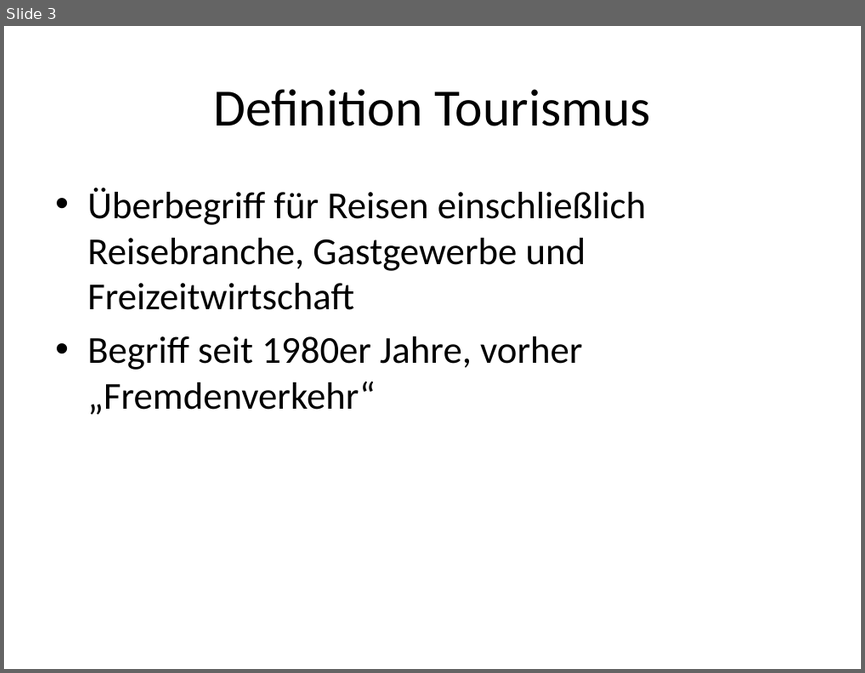
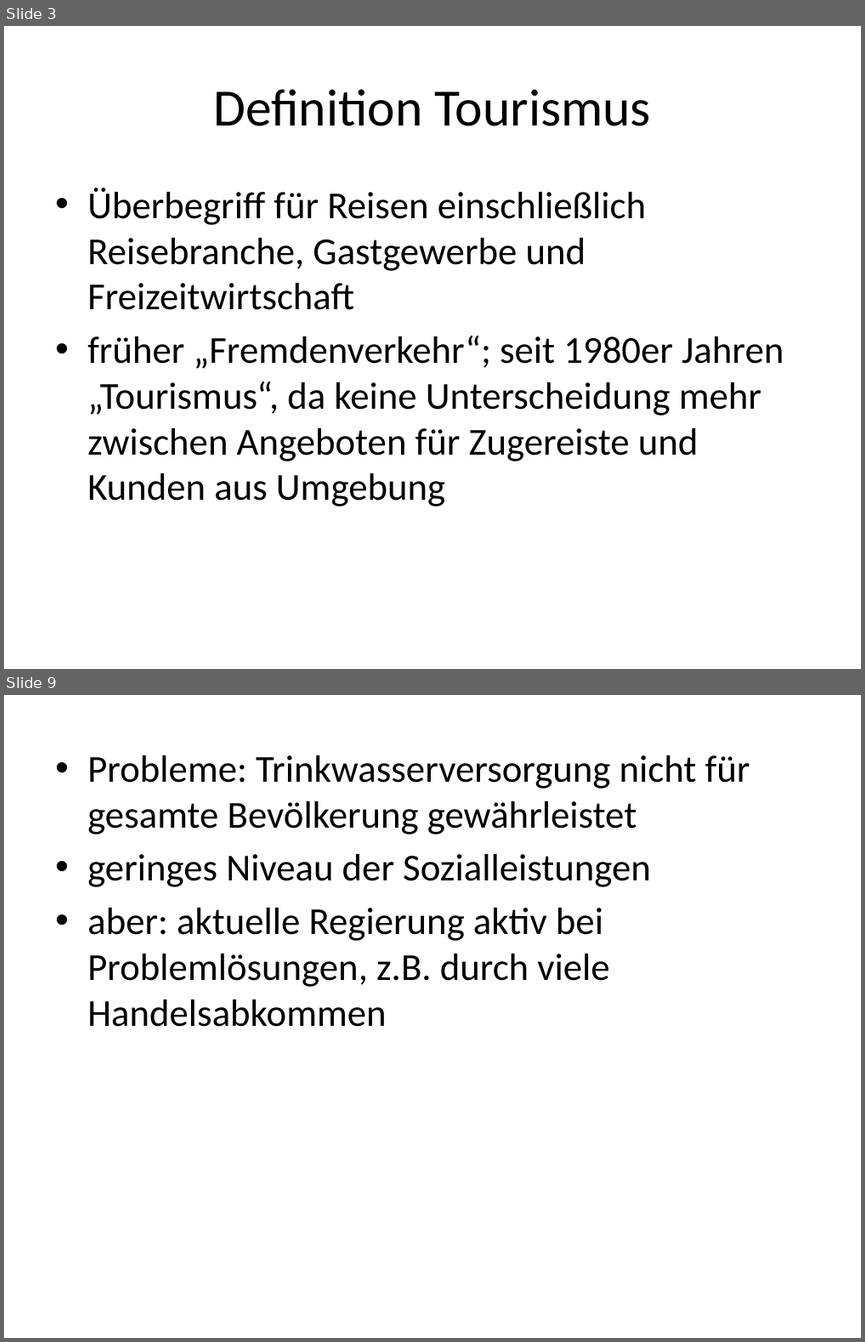
Before and after one commit to Hurafhev/flux-analytics, a slide deck: Tourismus in Peru.pptx. Shown one above the other, each under a label of ours: slide 3 before the commit, slides 3 and 9 after it; the slides between them are not shown. The pictures are 865x673 and 865x1342 pixels, drawn with LibreOffice and Linux fonts; fonts in the diff are those of the drawing. Boxes give left, top, right and bottom in pixels: in the first picture for what was removed or moved away, otherwise in the second. Text is boxed around its words. In the diff, an @@ line names an element or a change of style, - is before the commit and + after.

```diff
--- a/Tourismus in Peru.pptx
+++ b/Tourismus in Peru.pptx
@@ slide 9 added at (4,695,861,1338), background #FFFFFF @@
@@ text added at (87,755,750,1027), 32 pt, text #000000 @@
+• Probleme: Trinkwasserversorgung nicht für gesamte Bevölkerung gewährleistet
+• geringes Niveau der Sozialleistungen
+• aber: aktuelle Regierung aktiv bei Problemlösungen, z.B. durch viele Handelsabkommen
@@ slide 3 changed as well @@
@@ text at (87,335,783,506): text changed @@
-• Begriff seit 1980er Jahre, vorher „Fremdenverkehr“
+• früher „Fremdenverkehr“; seit 1980er Jahren „Tourismus“, da keine Unterscheidung mehr zwischen Angeboten für Zugereiste und Kunden aus Umgebung
```
Also in this commit, not shown: 2 other slides changed, 10 other slides added, 1 slide removed.
